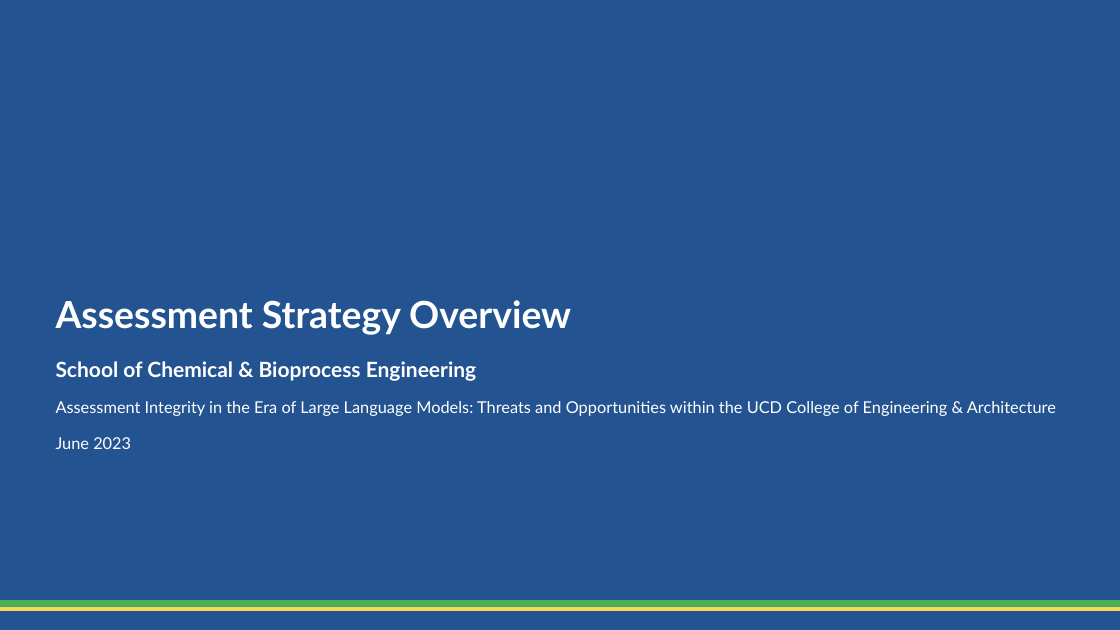
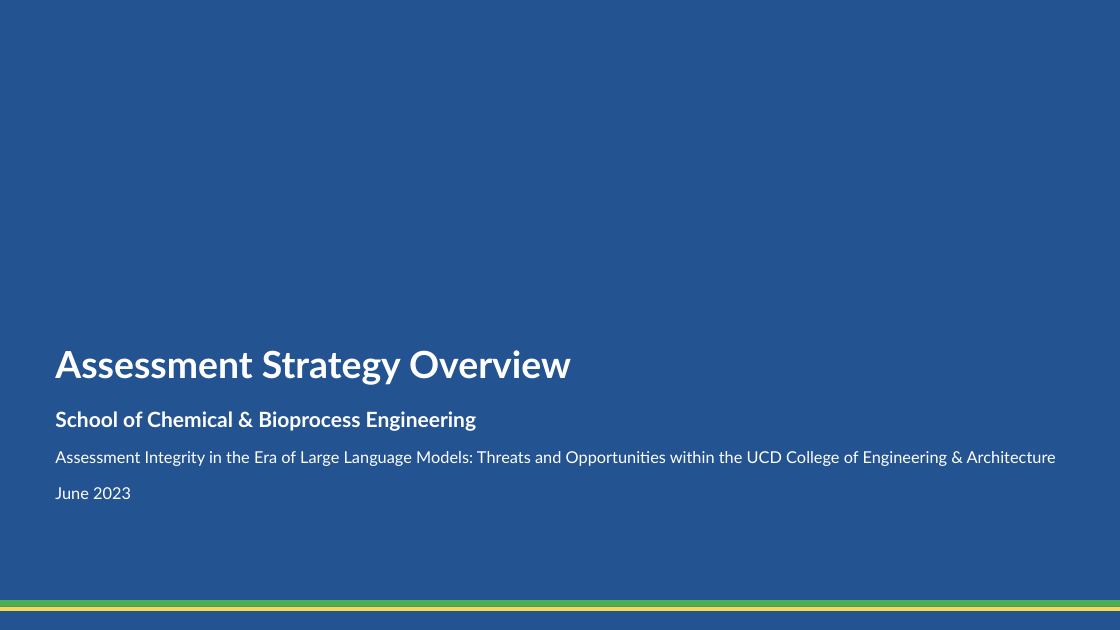
Before and after one commit to CathaloFaolain/ChatGPTAssessment, a slide deck: slide 6 of Slides/Schools Snapshot/AssessmentOverview_SCBE_202306.pptx. Drawn at 1120x630 pixels with LibreOffice and Linux fonts; fonts in the diff are those of the drawing; background and template pictures are left out. Boxes give left, top, right and bottom in pixels: in the first picture for what was removed or moved away, otherwise in the second. Text is boxed around its words. In the diff, an @@ line names an element or a change of style, - is before the commit and + after.

Commit message:
updated school slide templates

```diff
--- a/Slides/Schools Snapshot/AssessmentOverview_SCBE_202306.pptx
+++ b/Slides/Schools Snapshot/AssessmentOverview_SCBE_202306.pptx
@@ title "Assessment Strategy Overview School of ...": place and size @@
-title "Assessment Strategy Overview School of ..." at [56,300,1056,449]
+title "Assessment Strategy Overview School of ..." at [55,350,1056,499]
```
Also in this commit, not shown: 4 other slides changed, 4 other files.
